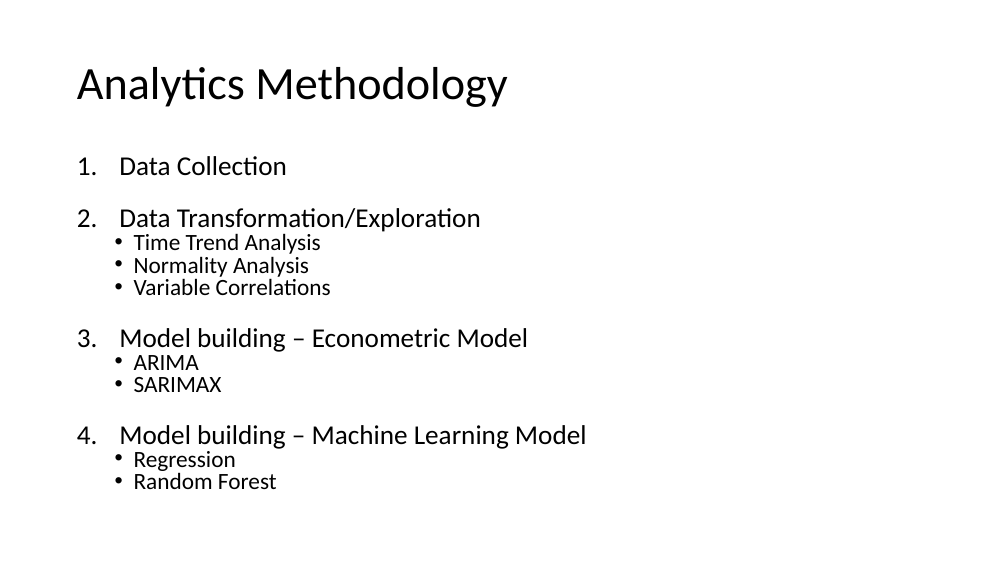
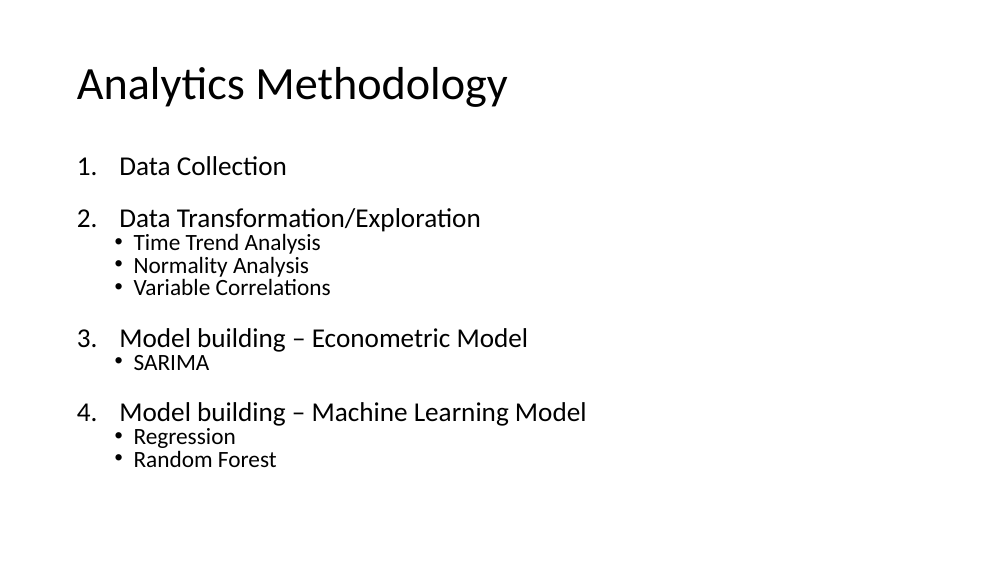
Before and after one commit to jwaliaga/NatGasDemandForcast, a slide deck: slide 1 of Docs/Methodology Presentation.pptx. Drawn at 1008x567 pixels with LibreOffice and Linux fonts; fonts in the diff are those of the drawing. Boxes give left, top, right and bottom in pixels: in the first picture for what was removed or moved away, otherwise in the second. Text is boxed around its words. In the diff, an @@ line names an element or a change of style, - is before the commit and + after.

```diff
--- a/Docs/Methodology Presentation.pptx
+++ b/Docs/Methodology Presentation.pptx
@@ text at (134, 355, 210, 370): text changed @@
-  • ARIMA
-  • SARIMAX
+  • SARIMA
```
Also in this commit, not shown: 1 other slide changed, 1 other file.
